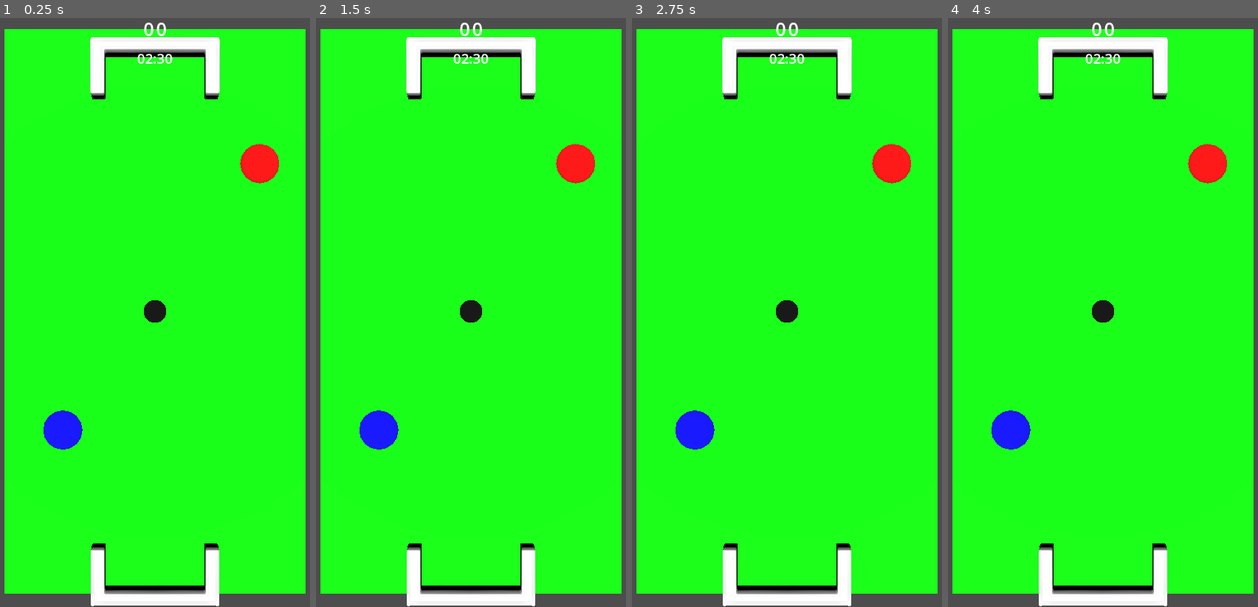
Above: before the commit, frames 1-4 (left to right).
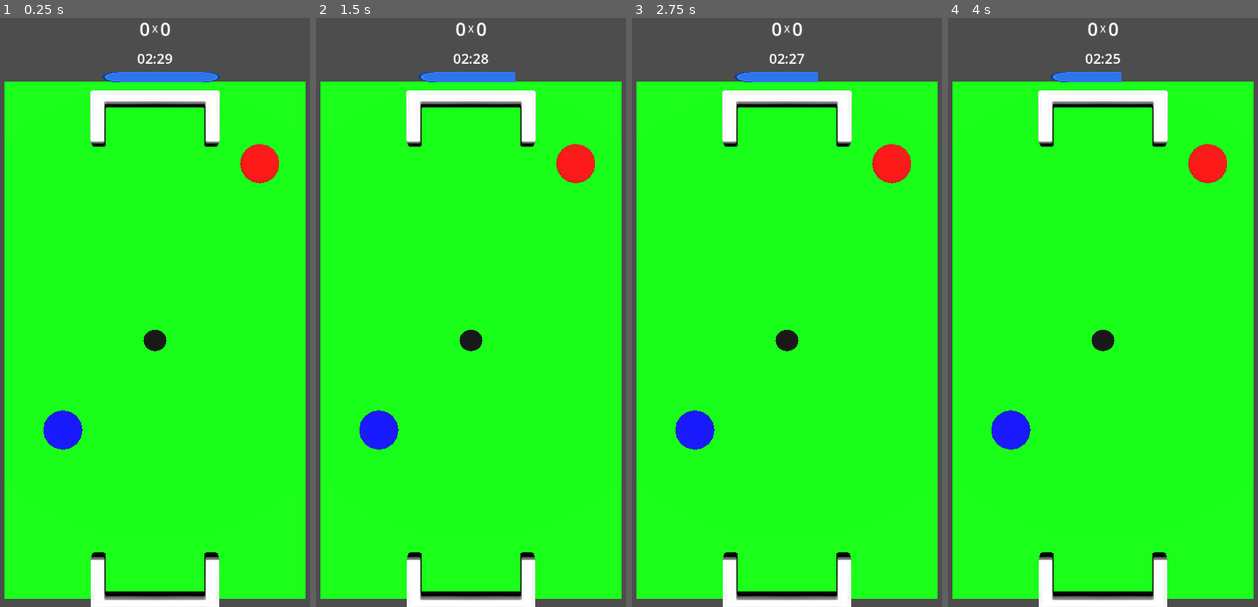
Above: after the commit, the same moments.

Repository: PelvicPsycho/ultimate-botao
Game: Godot game, scene res://MatchScene.tscn
The game is run twice, just before and just after one commit, with the same random seed, the same clock (stepped at 60 frames per second) and the same inputs.
Inputs (mouse positions are in pixels of both pictures, inside the frame that each line leads up to):
- Up to frame 1 (0.25 s): no input
- Up to frame 2 (1.5 s): tap Enter at 0.5 s; move the mouse to (545, 283) at 0.52 s; tap 1 at 0.6 s; click (545, 283) at 0.67 s; tap Space at 1.25 s; drag from (405, 341) to (455, 430) at 1.27 s
- Up to frame 3 (2.75 s): tap Enter at 2 s; move the mouse to (821, 182) at 2.02 s; tap 3 at 2.1 s; click (821, 182) at 2.17 s
- Up to frame 4 (4 s): tap Space at 2.75 s; drag from (1087, 430) to (1003, 224) at 2.77 s; tap Enter at 3.5 s; move the mouse to (1202, 400) at 3.52 s; tap 2 at 3.6 s; click (1202, 400) at 3.67 s

The runs differ from the first frame. In frame 1, 13% of the frame differs, in the area x 1-99%, y 0-100%; in frame 2, 13%; in frame 3, 13%; in frame 4, 13%.

Commit message:
correções

Diff:
--- a/MatchScene.tscn
+++ b/MatchScene.tscn
@@ -10,6 +10,7 @@
 [ext_resource type="PackedScene" uid="uid://cfiyrhnqdww6q" path="res://Componentes/Ball/ball.tscn" id="7_rrtur"]
 [ext_resource type="Script" uid="uid://bsh77xacbgnf5" path="res://Scripts Globais/gol_manager(temporario).gd" id="9_y3jfn"]
 [ext_resource type="PackedScene" uid="uid://cmr1tg758m3vc" path="res://Temporarios/Scenes_testes/pause_menu.tscn" id="10_xa1af"]
+[ext_resource type="Texture2D" uid="uid://bo3iftgkblwmo" path="res://ProgressBar/progress_track.png" id="11_1s8k8"]
 [ext_resource type="PackedScene" uid="uid://bpaqxd3esldoa" path="res://Componentes/ResultCanvas/ResultCanvas.tscn" id="11_yyp1h"]
 [ext_resource type="Script" uid="uid://ds1v83xrqv51s" path="res://Scripts Globais/MatchTimer.gd" id="12_matchtimer"]
 
@@ -41,6 +42,7 @@
 current = true
 
 [node name="Pitch" type="StaticBody3D" parent="." unique_id=371043304]
+transform = Transform3D(1, 0, 0, 0, 1, 0, 0, 0, 0.9152705, 0, 0, 0.76126885)
 
 [node name="MeshInstance3D" type="MeshInstance3D" parent="Pitch" unique_id=983077752]
 material_override = SubResource("StandardMaterial3D_qsfy7")
@@ -87,7 +89,7 @@
 playerInfo = ExtResource("6_rrtur")
 
 [node name="Ball" parent="." unique_id=573001688 instance=ExtResource("7_rrtur")]
-transform = Transform3D(1, 0, 0, 0, 1, 0, 0, 0, 1, 0, 0.2, 0)
+transform = Transform3D(1, 0, 0, 0, 1, 0, 0, 0, 0.9152705, 0, 0.2, 0.76126885)
 
 [node name="Gol_Manager(Temporario)" type="Node3D" parent="." unique_id=736409669]
 script = ExtResource("9_y3jfn")
@@ -117,6 +119,10 @@
 theme_override_font_sizes/font_size = 32
 text = "0"
 
+[node name="Label" type="Label" parent="CanvasLayer/VSplitContainer/HBoxContainer" unique_id=1739498816]
+layout_mode = 2
+text = "X"
+
 [node name="Label_Away" type="Label" parent="CanvasLayer/VSplitContainer/HBoxContainer" unique_id=259015049]
 layout_mode = 2
 theme_override_font_sizes/font_size = 32
@@ -129,12 +135,14 @@
 horizontal_alignment = 1
 
 [node name="TextureProgressBar_Lance" type="TextureProgressBar" parent="CanvasLayer" unique_id=171338667]
-offset_left = 426.0
-offset_top = 80.0
-offset_right = 726.0
-offset_bottom = 100.0
+offset_left = 189.0
+offset_top = 72.0
+offset_right = 1213.0
+offset_bottom = 1096.0
+scale = Vector2(0.21389647, 0.06645368)
 max_value = 10.0
 value = 10.0
+texture_progress = ExtResource("11_1s8k8")
 
 [node name="MatchTimer" type="Node" parent="." unique_id=750440205]
 script = ExtResource("12_matchtimer")
--- a/Scripts Globais/MatchTimer.gd
+++ b/Scripts Globais/MatchTimer.gd
@@ -7,8 +7,8 @@
 @export var tempo_maximo_lance: float = 10.0
 @export var tempo_maximo_partida: float = 150.0 # 2:30
 
-@onready var label_partida: Label = $"CanvasLayer/VSplitContainer/Label_Tempo"
-@onready var progress_bar_lance: TextureProgressBar = $"CanvasLayer/TextureProgressBar_Lance"
+@onready var label_partida: Label =$"../CanvasLayer/VSplitContainer/Label_Tempo"
+@onready var progress_bar_lance: TextureProgressBar = $"../CanvasLayer/TextureProgressBar_Lance"
 
 var tempo_lance_restante: float = 0.0
 var tempo_partida_restante: float = 0.0
